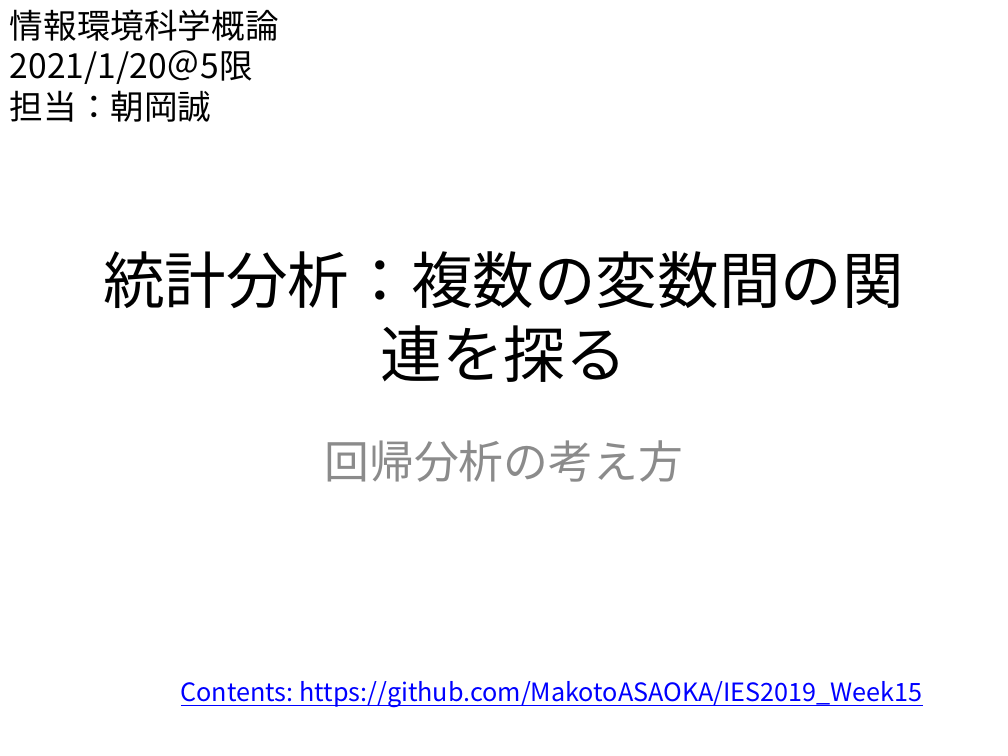
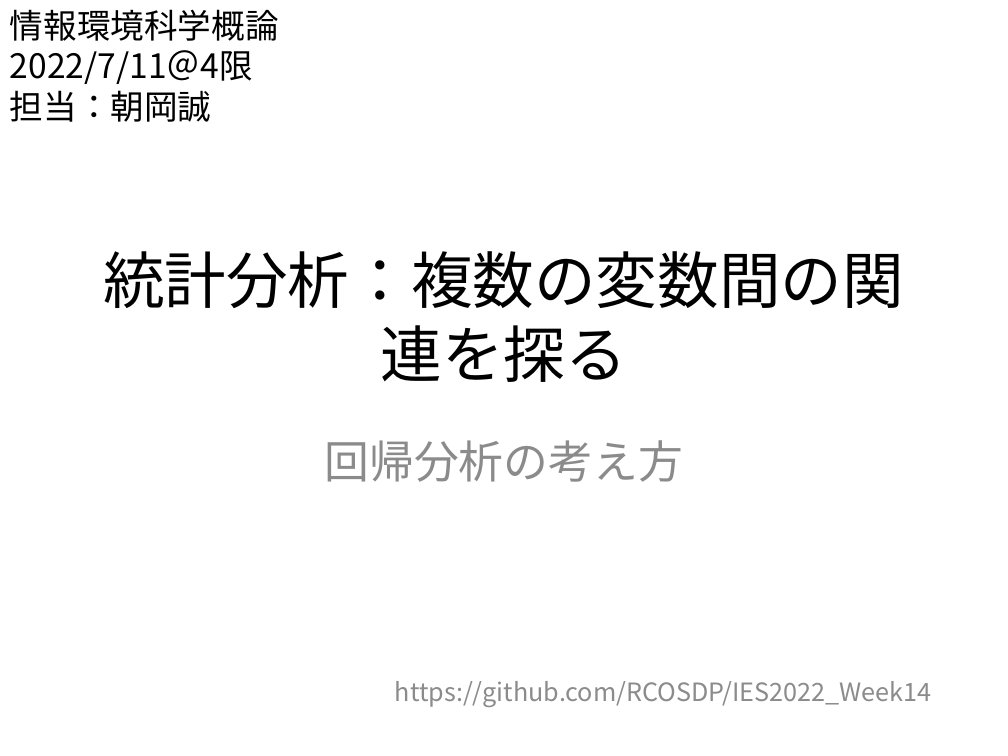
Before and after one commit to RCOSDP/IES2022_Week14, a slide deck: slide 1 of week14_regression.pptx. Drawn at 1008x756 pixels with LibreOffice and Linux fonts; fonts in the diff are those of the drawing. Boxes give left, top, right and bottom in pixels: in the first picture for what was removed or moved away, otherwise in the second. Text is boxed around its words. In the diff, an @@ line names an element or a change of style, - is before the commit and + after.

```diff
--- a/week14_regression.pptx
+++ b/week14_regression.pptx
@@ text at bbox=[10, 50, 253, 84]: text changed @@
-2021/1/20＠5限
+2022/7/11＠4限
@@ text at bbox=[395, 681, 932, 707]: text changed; text colour #0000FF to #8C8C8C @@
-Contents: https://github.com/MakotoASAOKA/IES2019_Week15
+https://github.com/RCOSDP/IES2022_Week14
```
